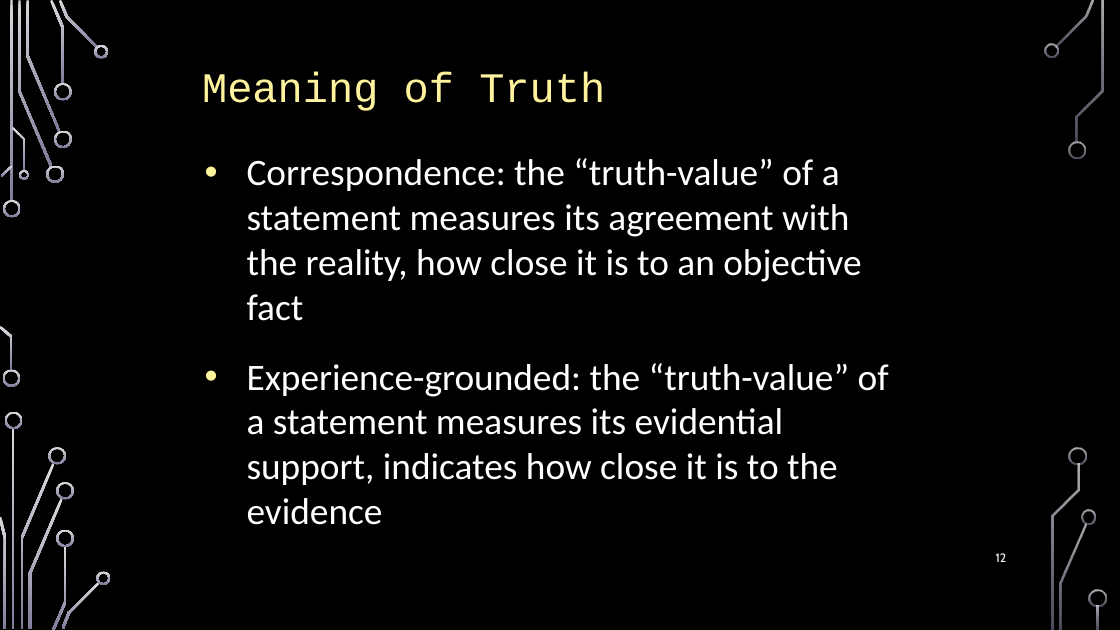
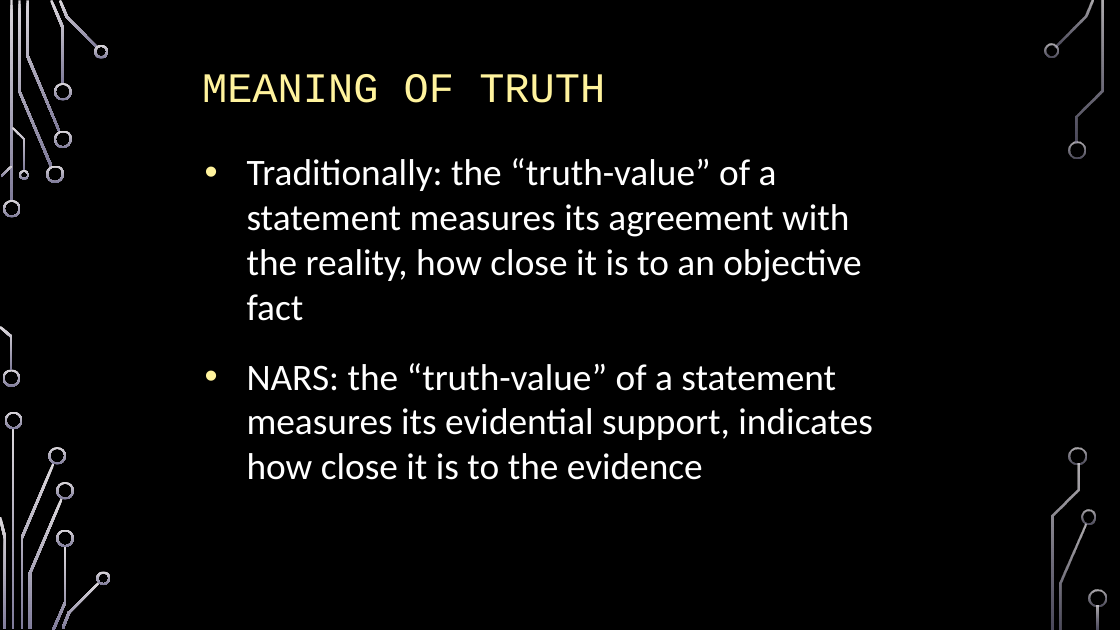
Before and after one commit to opennars/AGI-20-NARS-Tutorial-And-Workshop, a slide deck: slide 12 of NARS2019_files/NARS_Tutorial_AGI-20.pptx. Drawn at 1120x630 pixels with LibreOffice and Linux fonts; fonts in the diff are those of the drawing; background and template pictures are left out. Boxes give left, top, right and bottom in pixels: in the first picture for what was removed or moved away, otherwise in the second. Text is boxed around its words. In the diff, an @@ line names an element or a change of style, - is before the commit and + after.

```diff
--- a/NARS2019_files/NARS_Tutorial_AGI-20.pptx
+++ b/NARS2019_files/NARS_Tutorial_AGI-20.pptx
@@ text at [202, 74, 605, 103]: text changed @@
-Meaning of Truth
+MEANING OF TRUTH
@@ text at [247, 158, 873, 480]: text changed @@
-• Correspondence: the “truth-value” of a statement measures its agreement with the reality, how close it is to an objective fact
-• Experience-grounded: the “truth-value” of a statement measures its evidential support, indicates how close it is to the evidence
+• Traditionally: the “truth-value” of a statement measures its agreement with the reality, how close it is to an objective fact
+• NARS: the “truth-value” of a statement measures its evidential support, indicates how close it is to the evidence
@@ page number removed at [996, 553, 1007, 562] @@
-12
```
Also in this commit, not shown: 5 other slides changed, 1 other file.
